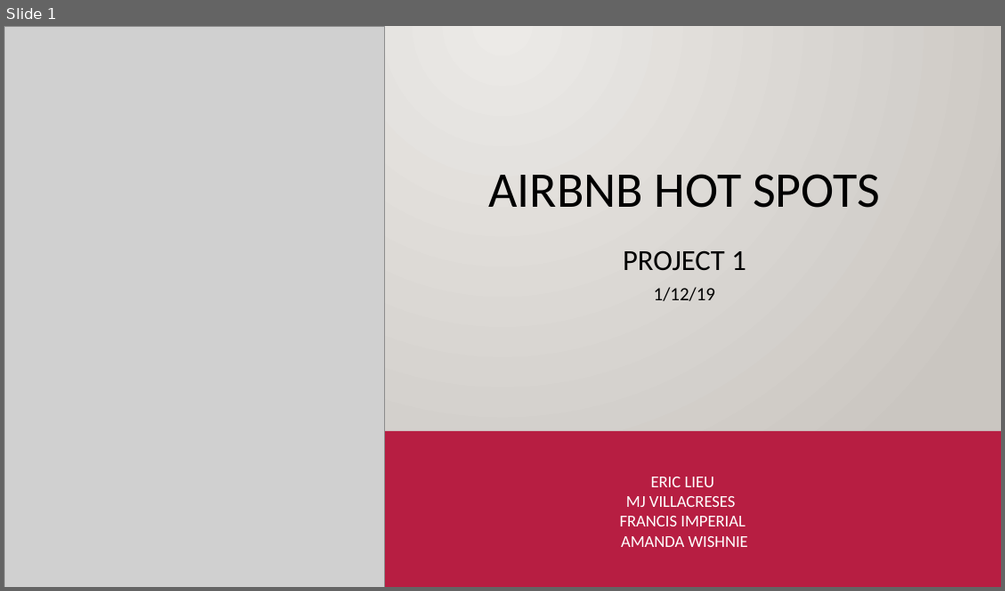
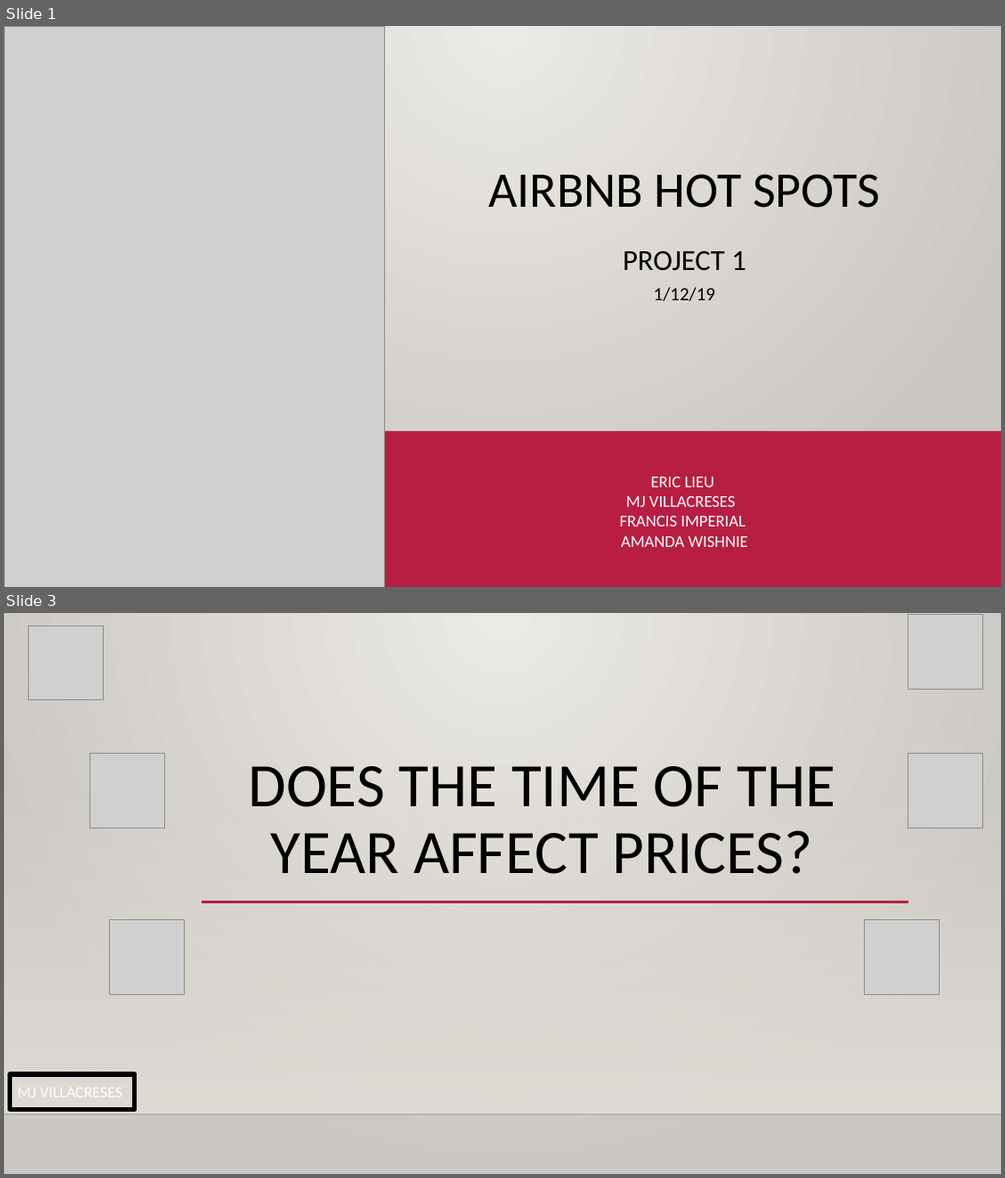
Before and after one commit to mjvillacresesn/Airbnb, a slide deck: AirBnB_HotSpots.pptx. Shown one above the other, each under a label of ours: slide 1 before the commit, slides 1 and 3 after it; the slides between them are not shown. The pictures are 1005x591 and 1005x1178 pixels, drawn with LibreOffice and Linux fonts; fonts in the diff are those of the drawing; grey boxes stand for pictures; background and template pictures are left out. Boxes give left, top, right and bottom in pixels: in the first picture for what was removed or moved away, otherwise in the second. Text is boxed around its words. In the diff, an @@ line names an element or a change of style, - is before the commit and + after.

```diff
--- a/AirBnB_HotSpots.pptx
+++ b/AirBnB_HotSpots.pptx
@@ slide 3 added at box(4, 613, 1001, 1174), background gradient #ECEAE7 to #CAC7C1; not listed: 3 template elements that a slide beside it also shows @@
@@ picture added at box(29, 625, 104, 700) @@
@@ picture added at box(908, 615, 983, 690) @@
@@ picture added at box(89, 754, 164, 828) @@
@@ title added at box(248, 766, 835, 874), 59.4 pt, text #000000 @@
+DOES THE TIME OF THE YEAR AFFECT PRICES?
@@ picture added at box(908, 754, 983, 828) @@
@@ picture added at box(109, 919, 184, 995) @@
@@ picture added at box(864, 919, 938, 995) @@
@@ subtitle added at box(10, 1074, 135, 1110), outline #000000 4.5 pt, 15.3 pt, text #FFFFFF @@
+MJ VILLACRESES
```
Also in this commit, not shown: 3 slides changed, 20 other slides added, 1 slide removed.
